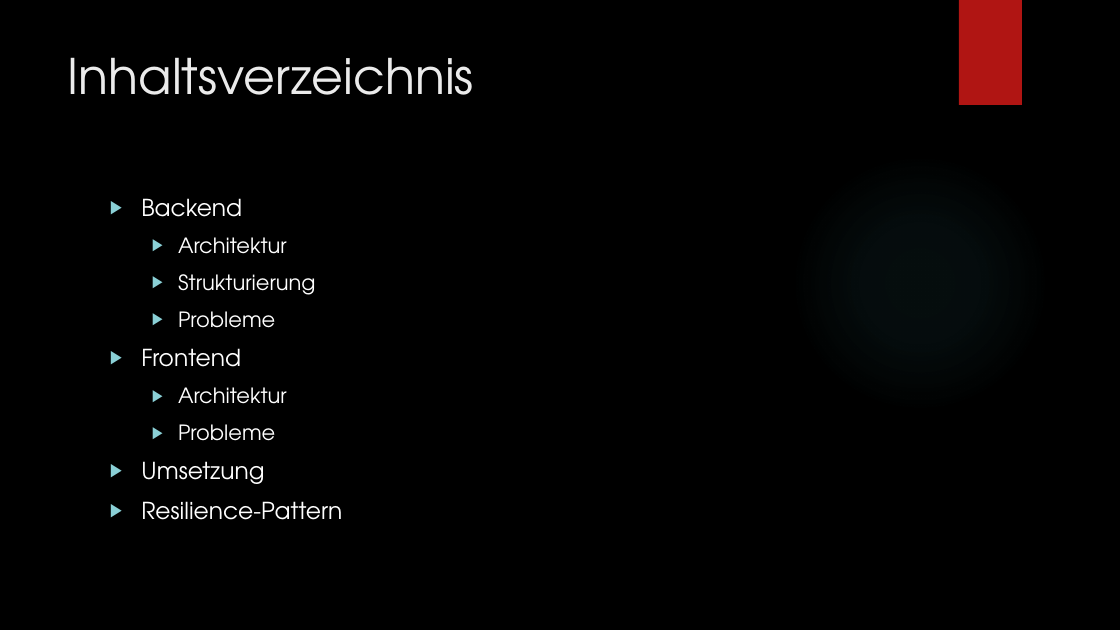
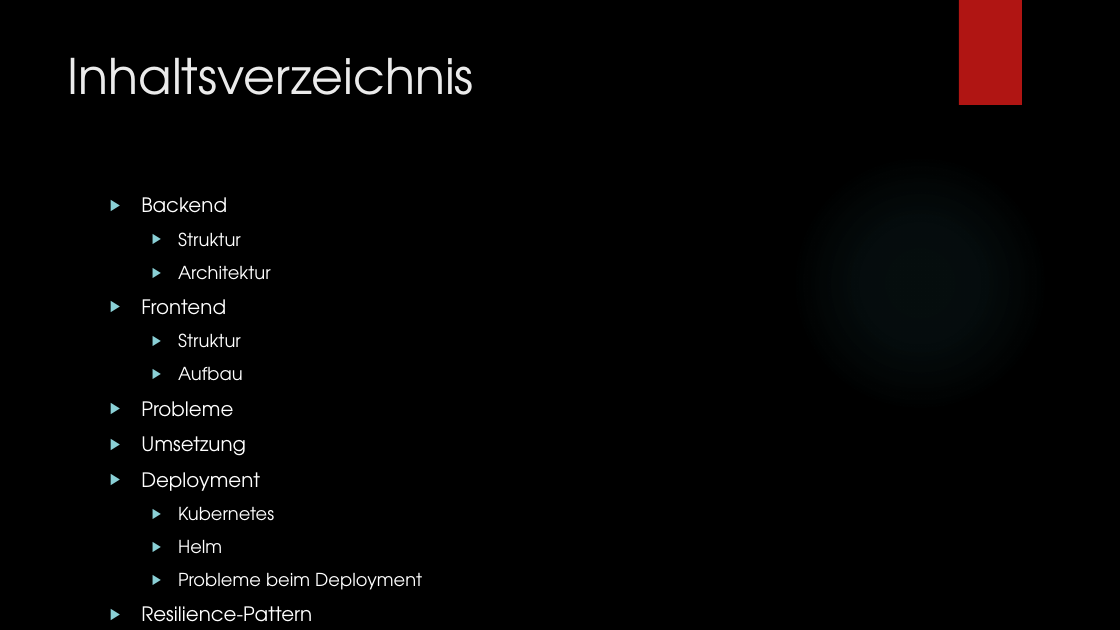
Before and after one commit to der10pm/gca, a slide deck: slide 2 of GCA_Abschlusspraesi_Szablewski_Linnenbaum.pptx. Drawn at 1120x630 pixels with LibreOffice and Linux fonts; fonts in the diff are those of the drawing; background and template pictures are left out. Boxes give left, top, right and bottom in pixels: in the first picture for what was removed or moved away, otherwise in the second. Text is boxed around its words. In the diff, an @@ line names an element or a change of style, - is before the commit and + after.

```diff
--- a/GCA_Abschlusspraesi_Szablewski_Linnenbaum.pptx
+++ b/GCA_Abschlusspraesi_Szablewski_Linnenbaum.pptx
@@ text at (x1=141, y1=197, x2=312, y2=622): size 20 to 17 pt in "Backend", "Frontend", "Umsetzung", "Resilience-Pattern"; size 18 to 15.3 pt in "Architektur"; size 18 to 17 pt in "Probleme"; list level 2 to 1 in "Probleme" @@
@@ text at (x1=178, y1=232, x2=241, y2=247): paragraph added @@
+  ▶ Struktur
@@ text at (x1=178, y1=274, x2=316, y2=328): paragraphs removed @@
-  ▶ Strukturierung
-  ▶ Probleme
@@ text at (x1=178, y1=333, x2=243, y2=381): text changed; size 18 to 15.3 pt @@
-  ▶ Architektur
+  ▶ Struktur
+  ▶ Aufbau
@@ text at (x1=141, y1=472, x2=422, y2=590): paragraphs added @@
+▶ Deployment
+  ▶ Kubernetes
+  ▶ Helm
+  ▶ Probleme beim Deployment
```
Also in this commit, not shown: 5 other slides changed, 16 slides added, 5 slides removed.
